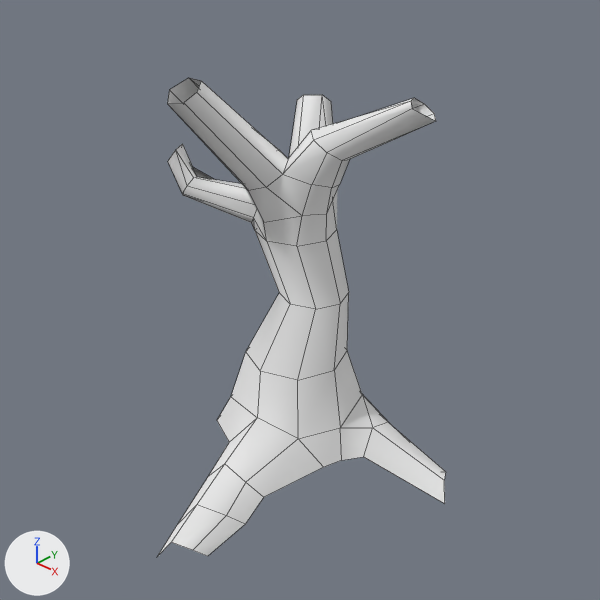
Renders of the Blender file scenes/levels/assets/tree/src/tree_6.blend from each side of a commit.
Both versions are drawn from the file's camera 'Camera'. Lighting does not change. The marker at lower left points along +X, +Y and +Z. Mesh edges are drawn as thin lines.

Names of what the first picture shows: 'Tree6'.
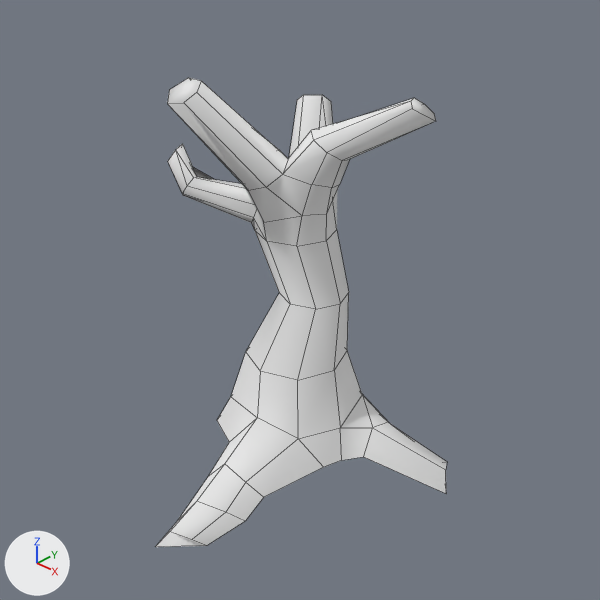
Changed parts and their boxes (x1, y1, x2, y2) in the pictures (600 x 600 px):
'Tree6', reshaped: before (159, 78, 446, 556); after (156, 78, 447, 547)
part 1 of me_tree6, added: after (167, 78, 436, 121)
part 2 of me_tree6, built on: before (159, 464, 264, 556); after (156, 464, 264, 547)
part 3 of me_tree6, built on: before (364, 423, 446, 504); after (364, 423, 447, 494)

Patch to the scene script:
```diff
--- a/scenes/levels/assets/tree/src/tree_6.blend.py
+++ b/scenes/levels/assets/tree/src/tree_6.blend.py
@@ me_tree6 @@
 me_tree6.from_pydata(...)  # 135 vertices, 124 faces; spans x -0.71..0.93, y -1.26..0.42, z -0.13..1.82
 # used by ob_tree6; location = (0.0, 0.0, 0.0)
 # verts and faces of me_tree6; kept vertices keep their numbers, new ones are numbered from 135
 # before: 53 (-0.28, -0.55, 1.82) at pixel (188, 77), 54 (-0.18, -0.56, 1.82) at pixel (201, 80), 55 (-0.33, -0.61, 1.77) at pixel (169, 89), 56 (-0.27, -0.67, 1.73) at pixel (167, 103), 57 (-0.15, -0.61, 1.78) at pixel (196, 92)
 # before: 58 (-0.17, -0.66, 1.74) at pixel (183, 102), 75 (-0.46, 0.34, 1.55), 76 (-0.44, 0.28, 1.59) at pixel (297, 99), 77 (-0.4, 0.42, 1.53), 78 (-0.31, 0.42, 1.57) at pixel (331, 101)
 # before: 79 (-0.38, 0.27, 1.62) at pixel (303, 94), 80 (-0.31, 0.33, 1.62) at pixel (322, 94), 81 (0.43, 0.08, 1.72) at pixel (410, 101), 82 (0.39, 0.16, 1.72) at pixel (414, 97), 83 (0.47, 0.02, 1.71) at pixel (412, 108)
 # before: 84 (0.52, 0.15, 1.65) at pixel (436, 121), 85 (0.41, 0.21, 1.69) at pixel (424, 104), 86 (0.47, 0.21, 1.66) at pixel (434, 113), 129 (-0.69, -0.4, 1.33) at pixel (168, 163), 130 (-0.62, -0.4, 1.42) at pixel (175, 149)
 # before: 131 (-0.64, -0.44, 1.36) at pixel (167, 161), 132 (-0.68, -0.32, 1.4), 133 (-0.71, -0.33, 1.36), 134 (-0.65, -0.34, 1.43) at pixel (182, 143)
 # before: 108 (0.35, -0.9, -0.06) at pixel (245, 524), 109 (0.13, -1.12, -0.06) at pixel (176, 525), 110 (0.31, -0.97, 0.01) at pixel (226, 515), 111 (0.2, -1.04, 0.06) at pixel (196, 504), 112 (0.32, -1.1, -0.13) at pixel (207, 556)
 # before: 113 (0.16, -1.26, -0.13), 114 (0.29, -1.15, -0.07) at pixel (192, 550), 115 (0.21, -1.21, -0.04) at pixel (171, 542)
 # before: 120 (0.79, 0.09, -0.13), 121 (0.93, -0.09, -0.13) at pixel (444, 503), 122 (0.83, 0.05, -0.07) at pixel (445, 471), 123 (0.88, -0.03, -0.04) at pixel (444, 480)
+# me_tree6 part 1
+faces += [(53, 55, 56, 58, 57, 54), (129, 131, 130, 134, 132, 133), (75, 76, 79, 80, 78, 77), (81, 83, 84, 86, 85, 82)]
+# me_tree6 part 2
+for i in [*range(108, 112)]: verts[i] += (0.0, 0.0, 0.02)
+for i in [112, 113, 115]: verts[i] += (0.0, 0.0, 0.07)
+verts[114] = (0.29, -1.15, -0.01)  # moved, pixel (191, 539)
+faces += [(112, 114, 115, 113)]
+# me_tree6 part 3
+for i in [120, 121, 123]: verts[i] += (0.0, 0.0, 0.07)
+verts[122] = (0.83, 0.05, -0.01)  # moved, pixel (447, 461)
+faces += [(120, 122, 123, 121)]
 me_tree6.materials.append(mat_tree_trunk)
```
